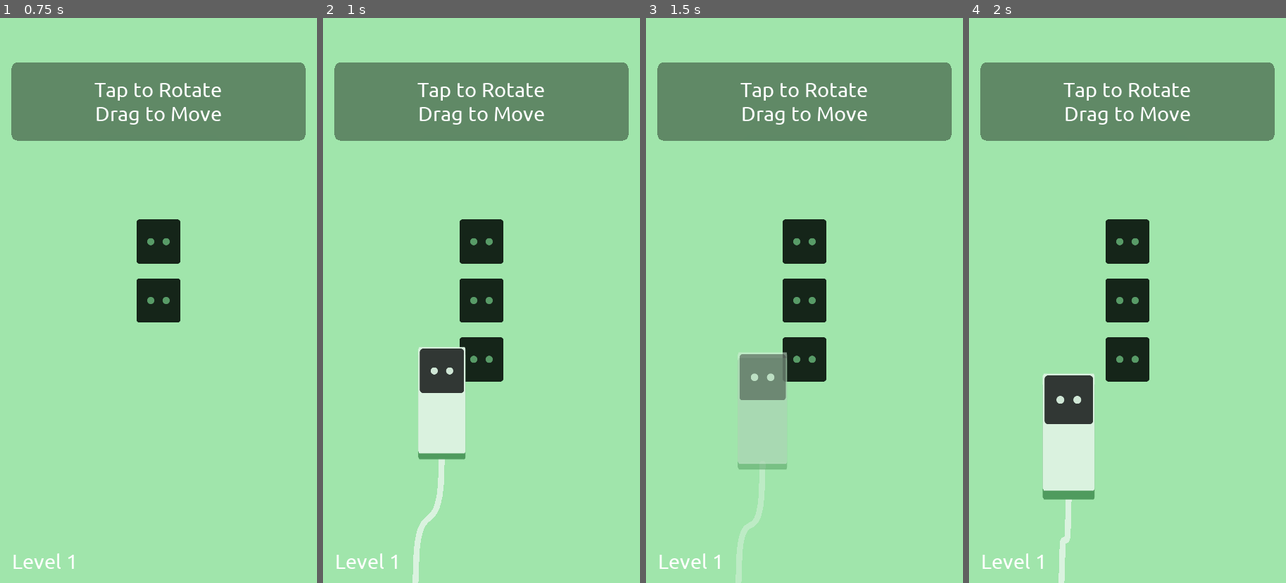
Above: before the commit, frames 1-4 (left to right).
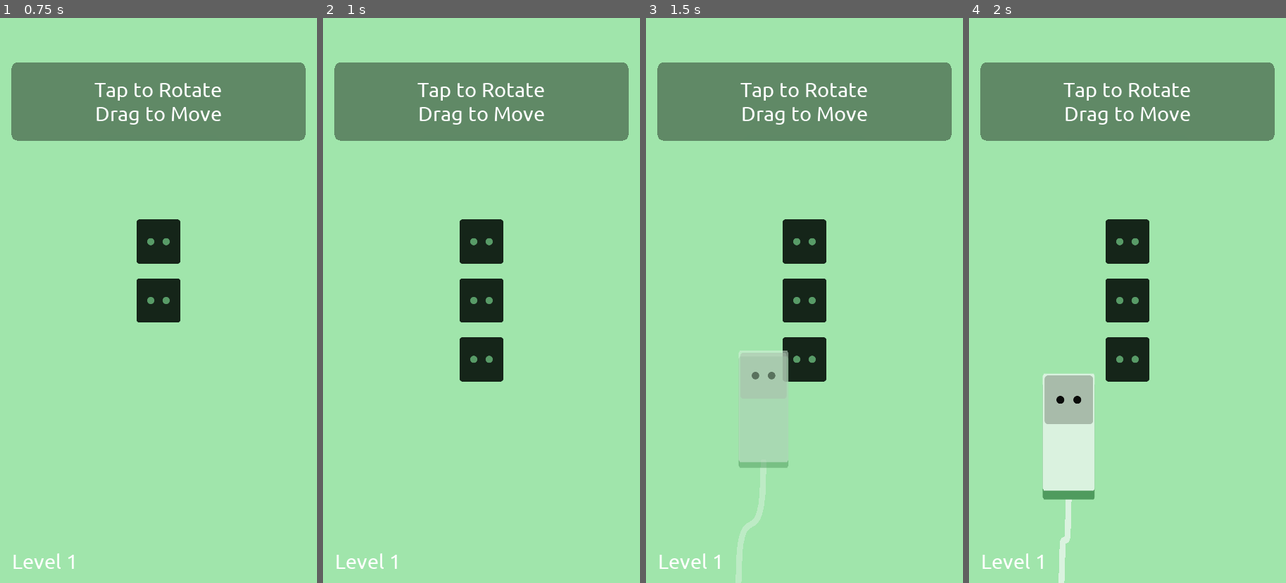
Above: after the commit, the same moments.

Repository: unSAME-Studio/ProjectOutlet
Game: Godot game, scene res://scenes/Menu.tscn
The game is run twice, just before and just after one commit, with the same random seed, the same clock (stepped at 60 frames per second) and the same inputs.
Inputs (mouse positions are in pixels of both pictures, inside the frame that each line leads up to):
- Up to frame 1 (0.75 s): click "Play" at 0.5 s
- Up to frame 2 (1 s): no input
- Up to frame 3 (1.5 s): tap Enter at 1.25 s; drag from (741, 441) to (836, 176) at 1.27 s
- Up to frame 4 (2 s): no input

Frame 1 is identical in both runs. In frame 2, 3.4% of the frame differs, in the area x 28-46%, y 58-100%; in frame 3, 1.4%; in frame 4, 1.3%.

Commit message:
WOW FANCY

Diff:
--- a/objects/Outlet.gd
+++ b/objects/Outlet.gd
@@ -71,6 +71,10 @@
 	if new_plug.outlet_type == TYPE.ALL and outlet_type != TYPE.ALL:
 		return false
 
+	# new ALL is only for itself
+	if new_plug.outlet_type != TYPE.ALL and outlet_type == TYPE.ALL:
+		return false
+
 	if new_plug.outlet_type == TYPE.ONE and outlet_type == TYPE.TWO:
 		return false
 
@@ -120,10 +124,10 @@
 func select(new_plug):
 	emit_signal("select")
 
-	set_modulate(ColorManager.color.main_light)
+	#set_modulate(ColorManager.color.main_light)
 
 
 func deselect():
 	emit_signal("deselect")
 
-	set_modulate(ColorManager.color.main_dark)
+	#set_modulate(ColorManager.color.main_dark)
--- a/objects/OutletGrid.gd
+++ b/objects/OutletGrid.gd
@@ -37,6 +37,7 @@
 
 				yield(get_tree().create_timer(0.1), "timeout")
 
+	yield(get_tree().create_timer(0.3), "timeout")
 
 	# spawn all the plugs
 	var plugs_count = Global.current_level_data["plugs"].size()
@@ -57,6 +58,7 @@
 				p.additional_outlets.append(add)
 
 		p.original_point = Vector2(OS.get_real_window_size().x / plugs_count * i - OS.get_real_window_size().x / 2, OS.get_real_window_size().y / 2)
-		get_parent().call_deferred("add_child", p)
+		get_parent().add_child(p)
+		#p.set_global_position(Vector2(0, OS.get_real_window_size().y))
 
 		yield(get_tree().create_timer(0.1), "timeout")
--- a/objects/Plug.tscn
+++ b/objects/Plug.tscn
@@ -14,6 +14,17 @@
 
 [sub_resource type="RectangleShape2D" id=1]
 extents = Vector2( 32, 64 )
+
+[sub_resource type="Shader" id=6]
+code = "shader_type canvas_item;
+
+void fragment(){
+	vec4 color = texture(TEXTURE, UV);
+	COLOR = vec4(1.0 - color.rgb, color.a);
+}"
+
+[sub_resource type="ShaderMaterial" id=7]
+shader = SubResource( 6 )
 
 [sub_resource type="Animation" id=4]
 resource_name = "bad_rotate"
@@ -118,6 +129,7 @@
 polygon = PoolVector2Array( -32, -32, -32, 96, 96, 96, 96, -32 )
 
 [node name="Head" type="Sprite" parent="."]
+material = SubResource( 7 )
 texture = ExtResource( 7 )
 
 [node name="End" type="Position2D" parent="."]
--- a/scenes/Menu.tscn
+++ b/scenes/Menu.tscn
@@ -21,7 +21,6 @@
 margin_bottom = -107.0
 rect_scale = Vector2( 2.78083, 2.76677 )
 min_value = 1.0
-max_value = 8.0
 value = 1.0
 
 [node name="Label" type="Label" parent="Control"]
--- a/scripts/ColorManager.gd
+++ b/scripts/ColorManager.gd
@@ -15,6 +15,8 @@
 
 
 func generate_color():
+	previous_color = color
+
 	var hue = randf()
 	color.background = Color.from_hsv(hue, 0.3, 0.9, 1)
 	color.main = Color.from_hsv(wrapf(hue + 0.01, 0.0, 1.0), 0.43, 0.8, 1)
--- a/scripts/console.gd
+++ b/scripts/console.gd
@@ -27,7 +27,7 @@
 			[1, 2, 0, 0],
 			[1, 1, 0, 0],
 		],
-		"hint": "[center]Tap to Rotate[/center]\n[center]Drag to Move[/center]"
+		"hint": "[center]Fit all the plugs[/center][center]on the outlets[/center]"
 	},
 	3: {
 		"grid": [
@@ -68,9 +68,9 @@
 	},
 	5: {
 		"grid": [
-			[0, 3, 0],
+			[0, 1, 0],
 			[2, 1, 2],
-			[0, 3, 0]
+			[0, 1, 0]
 		],
 		"plugs": [
 			[2, 2, 0, 0],
@@ -113,14 +113,39 @@
 		"plugs": [
 			[1, 2, 0, 0],
 			[1, 2, 0, 0],
-			[1, 2, 0, 0],
-			[1, 2, 0, 0],
+			[1, 2, 0, 0, TYPE.ALL],
+			[1, 2, 0, 0, TYPE.ALL],
 			[1, 1, 0, 0, TYPE.ALL],
 		]
 	},
 	8: {
 		"grid": [
-			[2, 0],
+			[1],
+		],
+		"plugs": [
+			[1, 3, 0, 0, TYPE.TWO, [[0, 1, TYPE.TWO, 1]]],
+			[1, 2, 0, 0],
+		],
+		"hint": "[center]Some plugs have additional outlet[/center]"
+	},
+	9: {
+		"grid": [
+			[0, 1],
+			[1, 0],
+		],
+		"rot": [
+			[0, 0],
+			[0, 0],
+		],
+		"plugs": [
+			[1, 2, 0, 0, TYPE.TWO, [[0, 1, TYPE.TWO, 1]]],
+			[1, 2, 0, 0, TYPE.TWO, [[0, 1, TYPE.ONE, 3]]],
+			[1, 2, 0, 0, TYPE.ONE],
+			[1, 2, 0, 0, TYPE.ONE],
+		],
+	},
+	10: {
+		"grid": [
 			[2, 2],
 		],
 		"rot": [
@@ -132,19 +157,23 @@
 			[1, 2, 0, 0, TYPE.TWO, [[0, 1, TYPE.TWO, 1]]],
 			[1, 2, 0, 0, TYPE.TWO, [[0, 1, TYPE.TWO, 1]]],
 			[1, 2, 0, 0, TYPE.TWO, [[0, 1, TYPE.TWO, 1]]],
-			[1, 1, 0, 0],
-			[1, 1, 0, 0],
-		],
-		"hint": "[center]Some plugs have additional outlet[/center]"
-	},
-	9: {
+			[1, 2, 0, 0, TYPE.TWO, [[0, 1, TYPE.TWO, 1]]],
+			[1, 2, 0, 0, TYPE.TWO, [[0, 1, TYPE.TWO, 1]]],
+			[1, 2, 0, 0, TYPE.TWO, [[0, 1, TYPE.TWO, 1]]],
+			[1, 1, 0, 0],
+			[1, 1, 0, 0],
+		],
+		"hint": "[center]How far can you stack?[/center]"
+	},
+	11: {
 		"grid": [
 			[1, 1, 0, 1, 0, 1, 0, 0, 1],
 			[1, 0, 0, 1, 0, 1, 1, 0, 1],
 			[1, 1, 0, 1, 0, 1, 0, 1, 1],
 			[1, 0, 0, 1, 0, 1, 0, 0, 1]
 		],
-		"plugs": []
+		"plugs": [],
+		"hint": "[center]Thank you for playing![/center]"
 	}
 }
 
Not shown: 1 places in objects/Plug.tscn that only renumber resources
